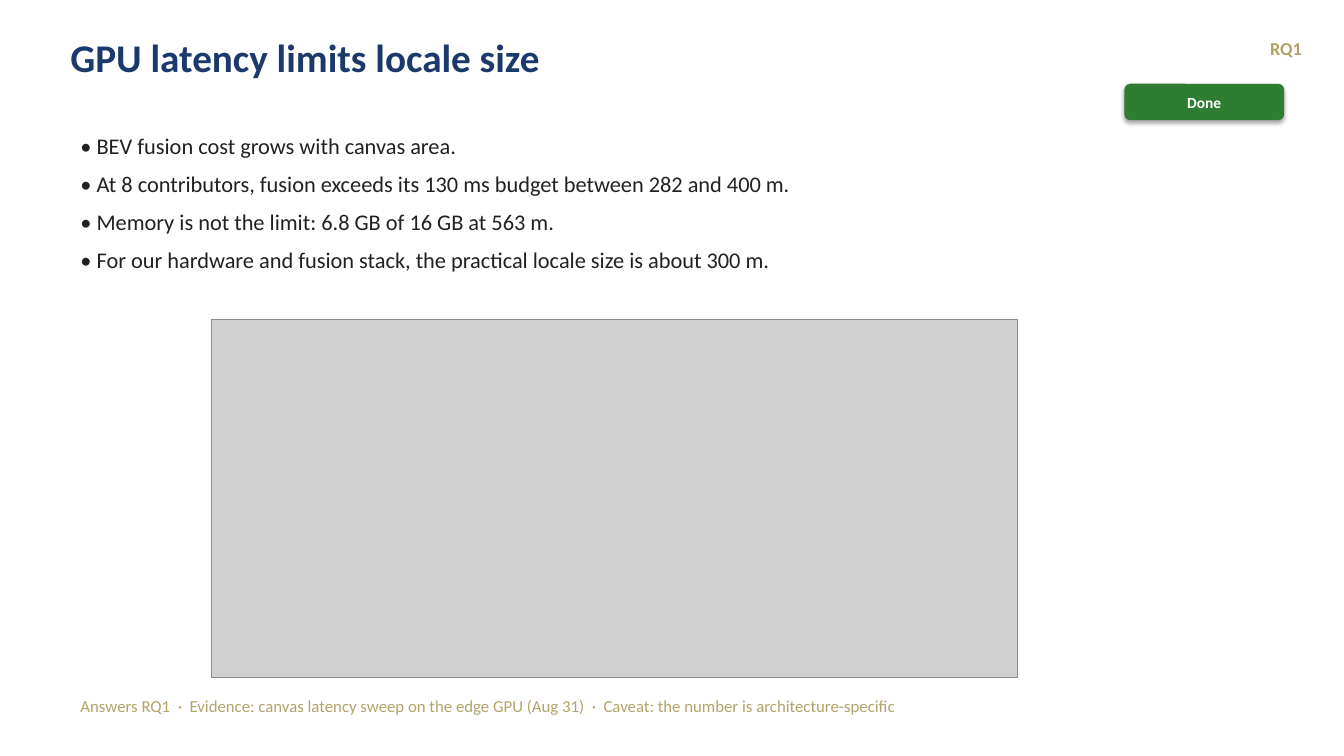
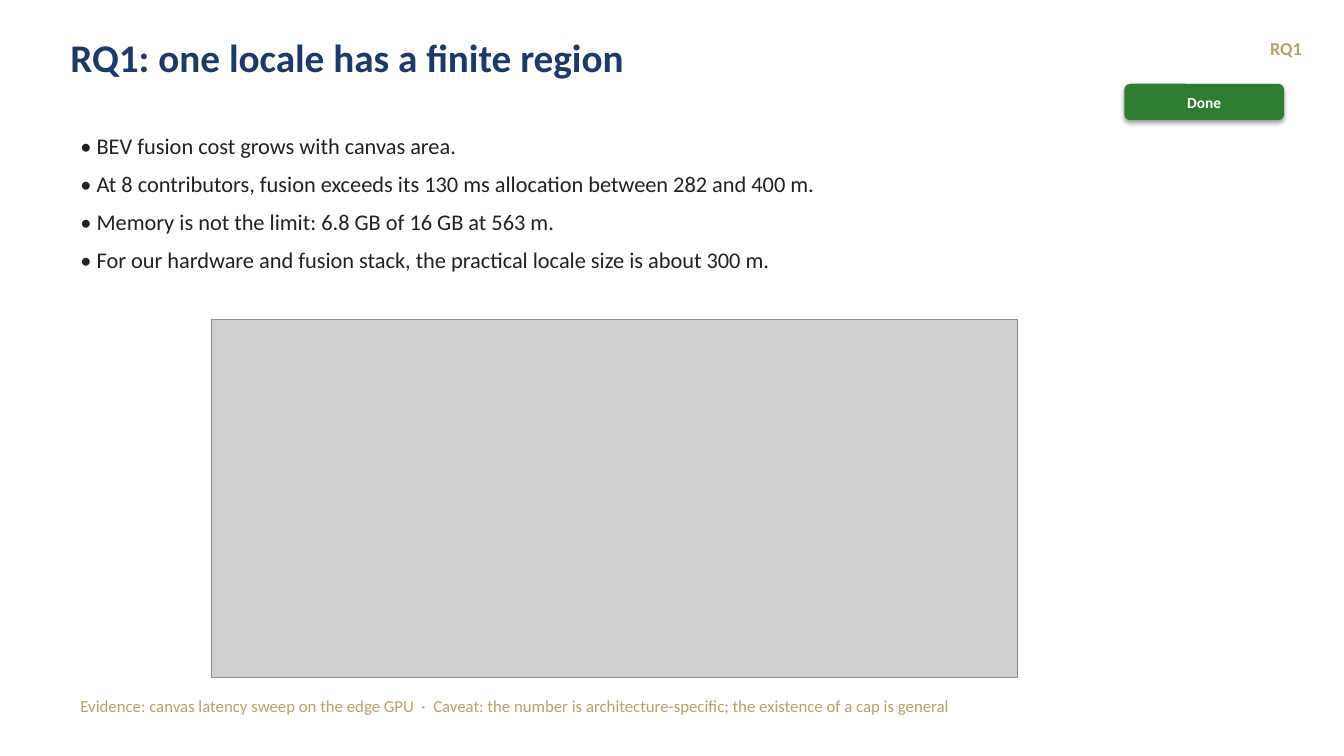
Before and after one commit to tlandle/eCAV, a slide deck: slide 4 of docs/kb/decks/khonsu_story_2026-09-04.pptx. Drawn at 1344x756 pixels with LibreOffice and Linux fonts; fonts in the diff are those of the drawing; grey boxes stand for pictures. Boxes give left, top, right and bottom in pixels: in the first picture for what was removed or moved away, otherwise in the second. Text is boxed around its words. In the diff, an @@ line names an element or a change of style, - is before the commit and + after.

```diff
--- a/docs/kb/decks/khonsu_story_2026-09-04.pptx
+++ b/docs/kb/decks/khonsu_story_2026-09-04.pptx
@@ text at <box>70,44,623,79</box>: text changed @@
-GPU latency limits locale size
+RQ1: one locale has a finite region
@@ text at <box>97,176,813,195</box>: text changed @@
-• At 8 contributors, fusion exceeds its 130 ms budget between 282 and 400 m.
+• At 8 contributors, fusion exceeds its 130 ms allocation between 282 and 400 m.
@@ text at <box>80,700,949,715</box>: text changed @@
-Answers RQ1 · Evidence: canvas latency sweep on the edge GPU (Aug 31) · Caveat: the number is architecture-specific
+Evidence: canvas latency sweep on the edge GPU · Caveat: the number is architecture-specific; the existence of a cap is general
```
Also in this commit, not shown: 7 other slides changed, 8 slides added, 8 slides removed, 1 other file.
